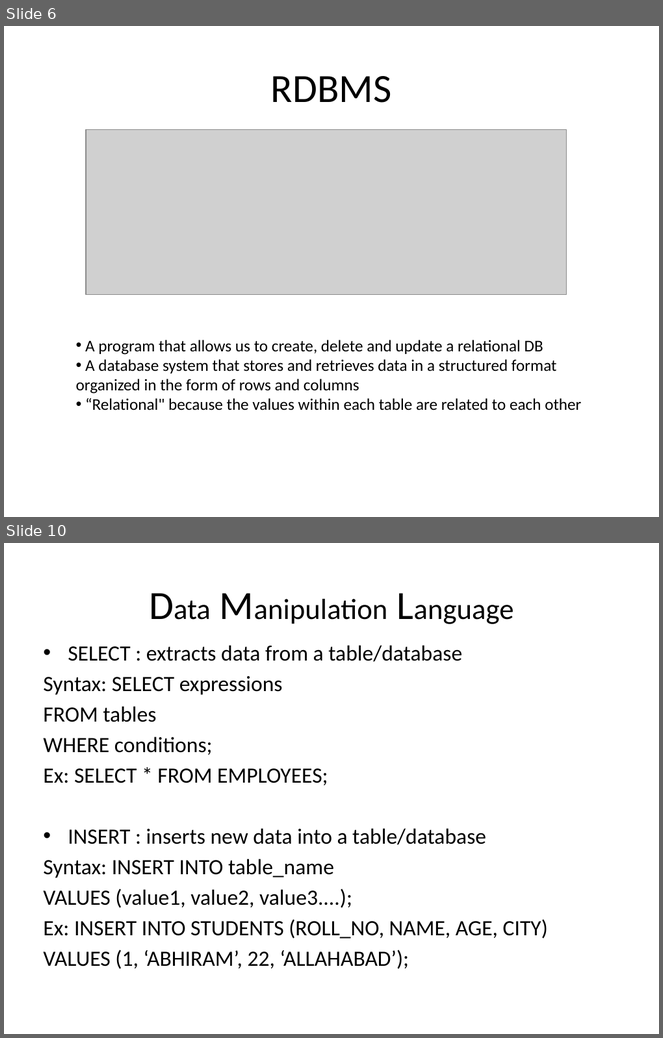
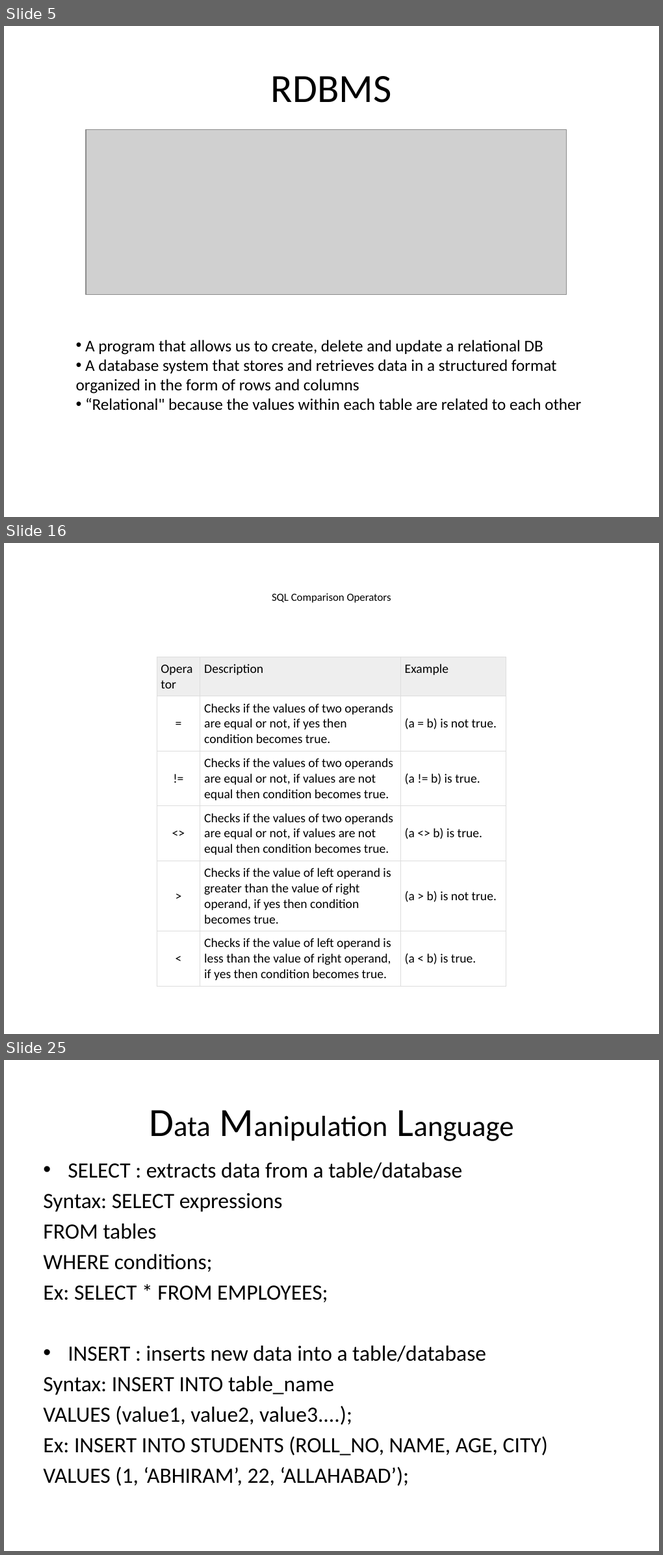
Before and after one commit to goudp4959/Oracle, a slide deck: SQL-latest (1) (4).pptx. Shown one above the other, each under a label of ours: slides 6 and 10 before the commit, slides 5, 16 and 25 after it; the slides between them are not shown. The pictures are 663x1038 and 663x1555 pixels, drawn with LibreOffice and Linux fonts; fonts in the diff are those of the drawing; grey boxes stand for pictures. Boxes give left, top, right and bottom in pixels: in the first picture for what was removed or moved away, otherwise in the second. Text is boxed around its words. In the diff, an @@ line names an element or a change of style, - is before the commit and + after.

```diff
--- a/SQL-latest (1) (4).pptx
+++ b/SQL-latest (1) (4).pptx
@@ slide 16 added at <box>4,543,659,1034</box>, background #FFFFFF @@
@@ title added at <box>272,593,391,603</box>, 12 pt, text #000000 @@
+SQL Comparison Operators
@@ table added at <box>157,657,506,983</box>, 6 rows, 3 columns @@
+Operator | Description | Example
+= | Checks if the values of two operands are equal or not, if yes then condition becomes true. | (a = b) is not true.
+!= | Checks if the values of two operands are equal or not, if values are not equal then condition becomes true. | (a != b) is true.
+<> | Checks if the values of two operands are equal or not, if values are not equal then condition becomes true. | (a <> b) is true.
+> | Checks if the value of left operand is greater than the value of right operand, if yes then condition becomes true. | (a > b) is not true.
+< | Checks if the value of left operand is less than the value of right operand, if yes then condition becomes true. | (a < b) is true.
@@ what was slide 6 is now slide 5 @@
@@ what was slide 10 is now slide 25 @@
```
Also in this commit, not shown: 4 slides changed, 15 other slides added, 1 slide removed.
